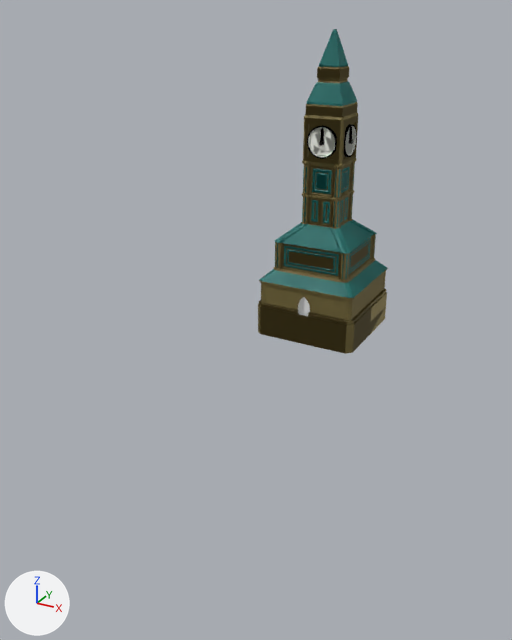
The glTF model assets/levels/Tower.glb, before and after one commit.
One viewpoint serves both versions: a camera (50 mm lens) standing at (231.0, -547.0, 238.0) and looking at (-6.0, -116.0, 23.0). Lighting does not change. The marker at lower left points along +X, +Y and +Z. Where no turn or scale is listed for an object, it has been applied to the vertices. Vertices at the same position are counted once.

Objects in the first picture: 'Clock____bak____bak', 'Cube.001____bak', 'Tower____bak'.
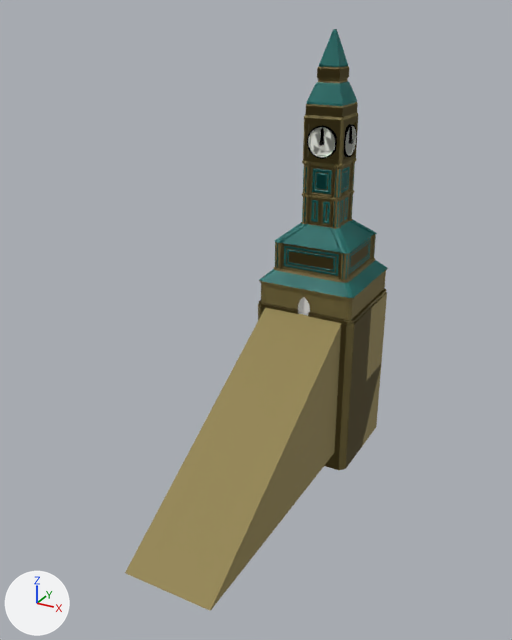
Where the newer file only moved an object's origin or applied its transform, the numbers keep the older frame.

Location of each change, [x1, y1, x2, y2] in pixels of the pictures (512 x 640 px; the box of a moved part takes in the faces that stretch with it):
'Cube.003', added (yellow)
    after: [125, 307, 342, 611]
'Cube.001____bak', reshaped
    before: [258, 289, 387, 354]
    after: [258, 289, 387, 470]
part 1 of me_cube_009, moved or reshaped
    before: [258, 307, 386, 354]
    after: [258, 307, 386, 470]

Patch to the scene script:
```diff
--- a/assets/levels/Tower.glb.py
+++ b/assets/levels/Tower.glb.py
@@ me_cube_009 @@
 me_cube_009.from_pydata(...)  # 226 vertices, 416 faces; spans x -40.1..50.1, y -2.8..87.4, z -26.2..2.9
 # used by ob_cube_001____bak; location = (-5.0, -42.5, 0.9)
+# me_cube_009 part 1: all 40 vertices in x -40.1..50.1, y -2.8..87.4, z -26.2 are moved by (0.0, 0.0, -117.0)
 me_cube_009.materials.append(mat_sandstone)
@@ me_cube_012 @@
+me_cube_012.from_pydata([(35.0, -209.0, -125.0), (35.0, -1.0, 1.0), (35.0, 1.0, -125.0), (35.0, 1.0, 1.0), (-35.0, -209.0, -125.0), (-35.0, -1.0, 1.0), (-35.0, 1.0, -125.0), (-35.0, 1.0, 1.0)], [], [(0, 1, 3), (0, 3, 2), (2, 3, 7), (2, 7, 6), (6, 7, 5), (6, 5, 4), (4, 5, 1), (4, 1, 0), (2, 6, 4), (2, 4, 0), (7, 3, 1), (7, 1, 5)])
+me_cube_012.materials.append(mat_sandstone)  # yellow #92834c
@@ ob_cube_003 @@
+ob_cube_003 = bpy.data.objects.new('Cube.003', me_cube_012)
+ob_cube_003.location = (0.0, -44.2, 0.0)
```
